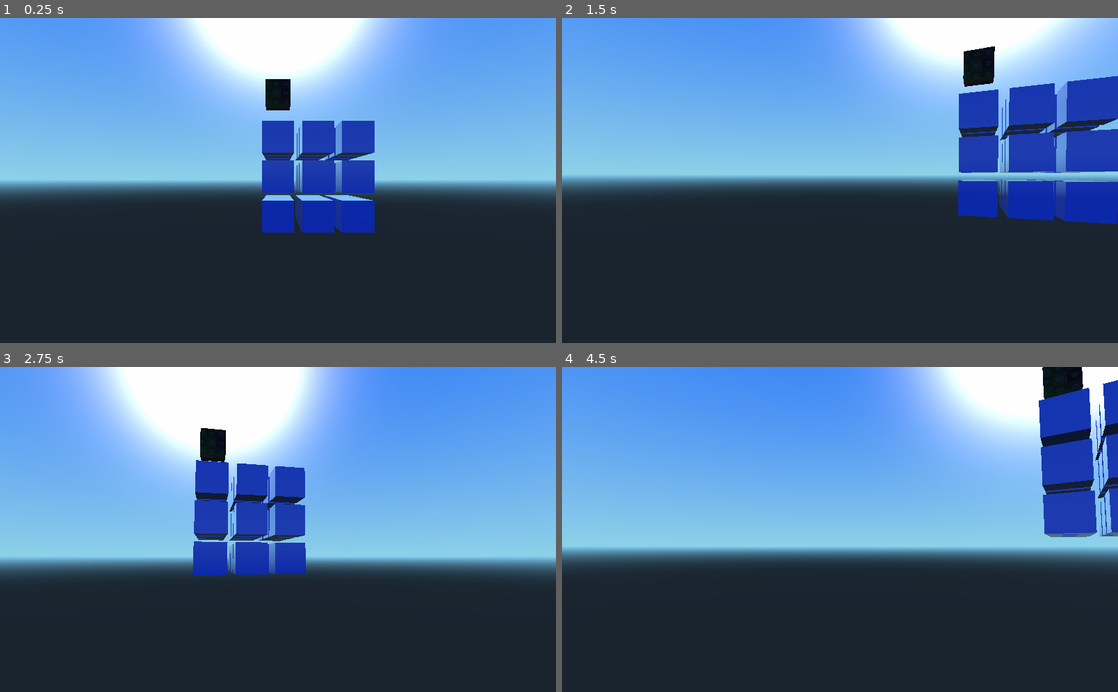
Above: before the commit, frames 1-4 (two rows, left to right).
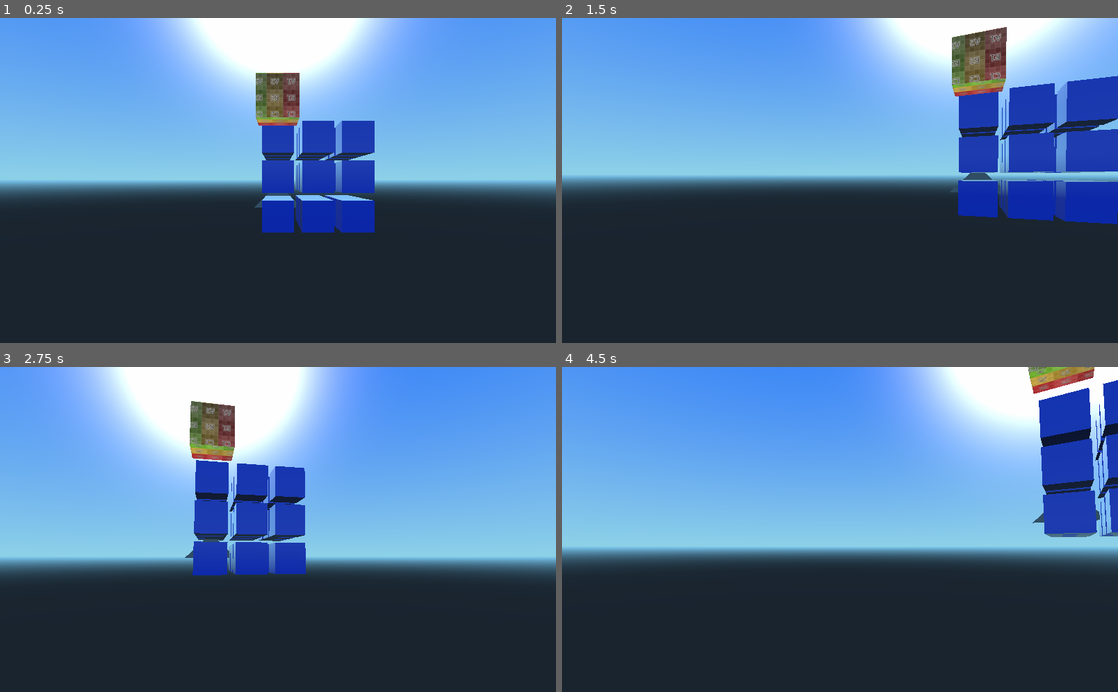
Above: after the commit, the same moments.

Repository: raulcesar/voxelsLearn
Game: Godot game, scene res://cubeInstancer.tscn
Same seed, same stepped clock (60 frames per second), same inputs: the game is played once before the commit and once after it.
Inputs (mouse positions are in pixels of both pictures, inside the frame that each line leads up to):
- Up to frame 1 (0.25 s): no input
- Up to frame 2 (1.5 s): tap Enter at 0.5 s; move the mouse to (867, 180) at 0.52 s; hold Up (ui_up) from 0.53 s (still down); click (867, 180) at 0.67 s; move the mouse to (812, 180) at 1.27 s
- Up to frame 3 (2.75 s): keep holding Up (ui_up); move the mouse to (289, 523) at 2.02 s
- Up to frame 4 (4.5 s): keep holding Up (ui_up); move the mouse to (834, 536) at 2.77 s; click (834, 536) at 2.92 s; move the mouse to (878, 532) at 3.52 s; move the mouse to (795, 526) at 4.27 s

The runs differ from the first frame. In frame 1, 1.3% of the frame differs, in the area x 45-54%, y 16-59%; in frame 2, 1.9%, in the area x 69-80%, y 2-55%; in frame 3, 1.4%; in frame 4, 0.9%.

Commit message:
Did dynamic

Diff:
--- a/cubeInstancer.tscn
+++ b/cubeInstancer.tscn
@@ -1,8 +1,63 @@
-[gd_scene load_steps=4 format=2]
+[gd_scene load_steps=7 format=2]
 
 [ext_resource path="res://scripts/main.gd" type="Script" id=1]
 [ext_resource path="res://scripts/camera_control.gd" type="Script" id=2]
-[ext_resource path="res://SimpleObject.obj" type="ArrayMesh" id=3]
+[ext_resource path="res://MyTexture.png" type="Texture" id=3]
+[ext_resource path="res://SimpleObject.obj" type="ArrayMesh" id=4]
+[ext_resource path="res://scripts/progMeshTut.gd" type="Script" id=5]
+
+[sub_resource type="SpatialMaterial" id=1]
+
+render_priority = 0
+flags_transparent = false
+flags_unshaded = true
+flags_vertex_lighting = false
+flags_no_depth_test = false
+flags_use_point_size = false
+flags_world_triplanar = false
+flags_fixed_size = false
+flags_albedo_tex_force_srgb = false
+vertex_color_use_as_albedo = false
+vertex_color_is_srgb = false
+params_diffuse_mode = 0
+params_specular_mode = 0
+params_blend_mode = 0
+params_cull_mode = 0
+params_depth_draw_mode = 0
+params_line_width = 1.0
+params_point_size = 1.0
+params_billboard_mode = 0
+params_grow = false
+params_use_alpha_scissor = false
+albedo_color = Color( 1, 1, 1, 1 )
+albedo_texture = ExtResource( 3 )
+metallic = 0.0
+metallic_specular = 0.5
+metallic_texture_channel = 0
+roughness = 0.0
+roughness_texture_channel = 0
+emission_enabled = false
+normal_enabled = false
+rim_enabled = false
+clearcoat_enabled = false
+anisotropy_enabled = false
+ao_enabled = false
+depth_enabled = false
+subsurf_scatter_enabled = false
+transmission_enabled = false
+refraction_enabled = false
+detail_enabled = false
+uv1_scale = Vector3( 1, 1, 1 )
+uv1_offset = Vector3( 0, 0, 0 )
+uv1_triplanar = false
+uv1_triplanar_sharpness = 1.0
+uv2_scale = Vector3( 1, 1, 1 )
+uv2_offset = Vector3( 0, 0, 0 )
+uv2_triplanar = false
+uv2_triplanar_sharpness = 1.0
+proximity_fade_enable = false
+distance_fade_enable = false
+_sections_unfolded = [ "Albedo", "Flags", "Resource" ]
 
 [node name="Spatial" type="Spatial" index="0"]
 
@@ -48,7 +103,23 @@
 
 [node name="MeshInstance" type="MeshInstance" parent="." index="1"]
 
-transform = Transform( 1, 0, 0, 0, 1, 0, 0, 0, 1, 0, 9.33558, 0 )
+transform = Transform( 1, 0, 0, 0, 1, 0, 0, 0, 1, -0.0172958, 6.15013, 9.84198 )
+layers = 1
+material_override = SubResource( 1 )
+cast_shadow = 1
+extra_cull_margin = 0.0
+use_in_baked_light = false
+lod_min_distance = 0.0
+lod_min_hysteresis = 0.0
+lod_max_distance = 0.0
+lod_max_hysteresis = 0.0
+mesh = ExtResource( 4 )
+skeleton = NodePath("..")
+material/0 = null
+_sections_unfolded = [ "Geometry" ]
+
+[node name="ImmediateGeometry" type="ImmediateGeometry" parent="." index="2"]
+
 layers = 1
 material_override = null
 cast_shadow = 1
@@ -58,6 +129,4 @@
 lod_min_hysteresis = 0.0
 lod_max_distance = 0.0
 lod_max_hysteresis = 0.0
-mesh = ExtResource( 3 )
-skeleton = NodePath("..")
-material/0 = null
+script = ExtResource( 5 )
--- /dev/null
+++ b/scripts/progMeshTut.gd
@@ -0,0 +1,20 @@
+extends ImmediateGeometry
+
+# class member variables go here, for example:
+# var a = 2
+# var b = "textvar"
+
+func _ready():
+	# Called every time the node is added to the scene.
+	# Initialization here
+	self.begin(VisualServer.PRIMITIVE_TRIANGLES, null)
+	self.add_vertex(Vector3(0,2,0))
+	self.add_vertex(Vector3(2,0,0))
+	self.add_vertex(Vector3(-2,0,0))
+	self.end()
+
+
+#func _process(delta):
+#	# Called every frame. Delta is time since last frame.
+#	# Update game logic here.
+#	pass
